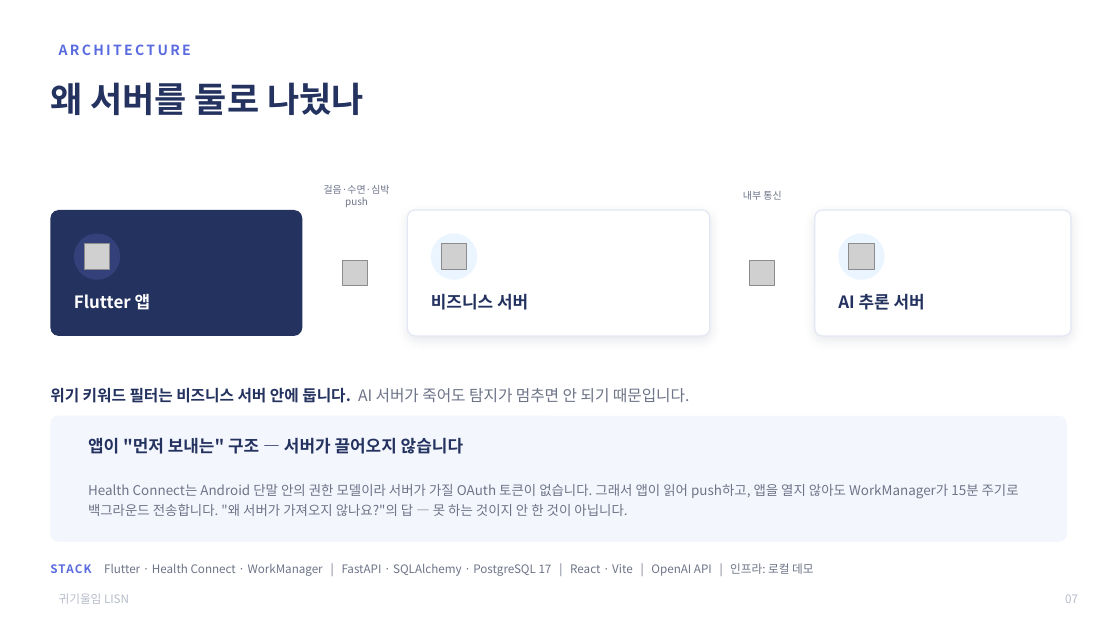
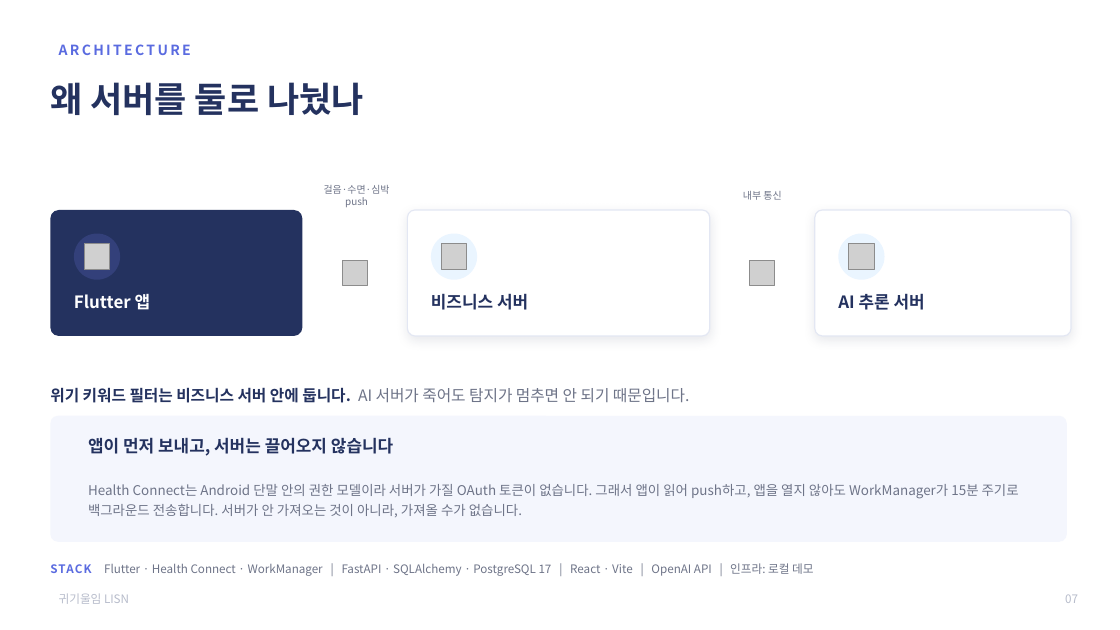
Before and after one commit to 2026-SMHRD-KDT-HealthCare-5/lisn, a slide deck: slide 8 of documents/최종발표자료_귀기울임.pptx. Drawn at 1120x630 pixels with LibreOffice and Linux fonts; fonts in the diff are those of the drawing; grey boxes stand for pictures. Boxes give left, top, right and bottom in pixels: in the first picture for what was removed or moved away, otherwise in the second. Text is boxed around its words. In the diff, an @@ line names an element or a change of style, - is before the commit and + after.

Commit message:
fix(발표·영상): 문구 전면 재작성 — 주어 복원·논리 연결·뜻이 서는 낱말로
지적받은 세 가지를 한꺼번에 고쳤습니다.

1. 주어·목적어가 빠져 있었습니다
   "수면 패턴이 5일째 무너진 것을" → "사용자의 수면 패턴이 …"
   "앱은 열리지 않습니다" → "사용자는 앱을 열지 않습니다"
   설명하는 글인데 누구 얘긴지가 없었습니다.

2. 앞뒤 문장이 논리로 이어지지 않았습니다
   컷1이 "알아챕니다"로 끝나고 다음 줄이 따로 놀았습니다. 이제
   감지 → 선제 접촉 → 첫 마디로 대화 시작 순으로 이어집니다.
   이걸 담으려면 두 줄로는 폭이 모자라, 자막을 3줄 구조로 바꾸고
   폰트를 34→30 으로 줄였습니다(desktop 컷은 1→2줄).

3. 그 낱말만 보고는 뜻이 안 서는 표현들
   "관리자는 전체를 봅니다" → "위험한 사람이 먼저 보입니다"
   "몸의 신호를 정서로"(서술어 없음) → "몸의 신호에서 마음을 읽습니다"
   "두 성격으로 듣습니다"(챗봇은 듣는 게 아니라 답함) → "성격을 골라 대화합니다"
   "개인 기준선 이탈 탐지"(명사 4개) → "평소와 얼마나 다른가"
   "남은 미탐 6건"(업계 용어) → "놓친 6건"

같은 걸 두 이름으로 부르던 것도 정리했습니다 — 헤드라인은 "선제 접촉"
인데 바로 아래 카드가 "선제 케어"였습니다.

문구 검토에 OpenAI(gpt-5.4)를 썼습니다. 다만 글자만 넘기지 않고 각
문구가 어느 화면 위에 뜨는지·앞뒤로 무슨 말이 오는지·길이 제한이
얼마인지를 함께 넘겨 상황에 맞는 문장을 받도록 했습니다. 스크립트는
tools/naturalize_deck.py 에 남겼습니다. 제안 56건 중 실제로 적용한
것은 35건이고, 나머지는 사실관계를 약하게 만들거나(실측으로 "증명"을
"확인"으로) 정본 문서의 과제명을 건드려 뺐습니다.

영문 섹션 라벨(PROBLEM & ANSWER 등)은 한글 제목 위에 얹는 디자인
요소라 그대로 뒀습니다. 바꾸면 한글이 두 줄로 겹칩니다.

자막 길이 초과는 스크립트에서 세도록 기준을 주석에 박아 뒀습니다
(phone/still 34자 · desktop 46자). 영상 재빌드, 발표자료 임베드
영상 갱신, validate.py·check_numbers.py 통과까지 확인했습니다.

```diff
--- a/documents/최종발표자료_귀기울임.pptx
+++ b/documents/최종발표자료_귀기울임.pptx
@@ text at (88,437,393,456): text changed @@
-앱이 "먼저 보내는" 구조 — 서버가 끌어오지 않습니다
+앱이 먼저 보내고, 서버는 끌어오지 않습니다
@@ text at (88,484,1019,517): text changed @@
-Health Connect는 Android 단말 안의 권한 모델이라 서버가 가질 OAuth 토큰이 없습니다. 그래서 앱이 읽어 push하고, 앱을 열지 않아도 WorkManager가 15분 주기로 백그라운드 전송합니다. "왜 서버가 가져오지 않나요?"의 답 — 못 하는 것이지 안 한 것이 아닙니다.
+Health Connect는 Android 단말 안의 권한 모델이라 서버가 가질 OAuth 토큰이 없습니다. 그래서 앱이 읽어 push하고, 앱을 열지 않아도 WorkManager가 15분 주기로 백그라운드 전송합니다. 서버가 안 가져오는 것이 아니라, 가져올 수가 없습니다.
```
Also in this commit, not shown: 7 other slides changed, 3 other files.
